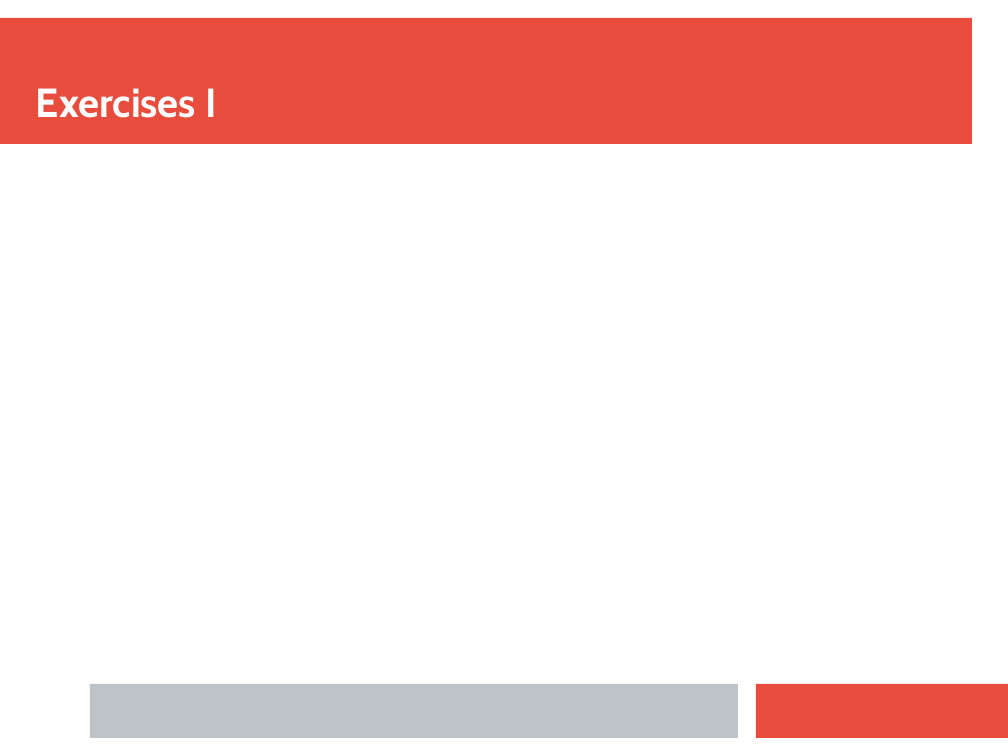
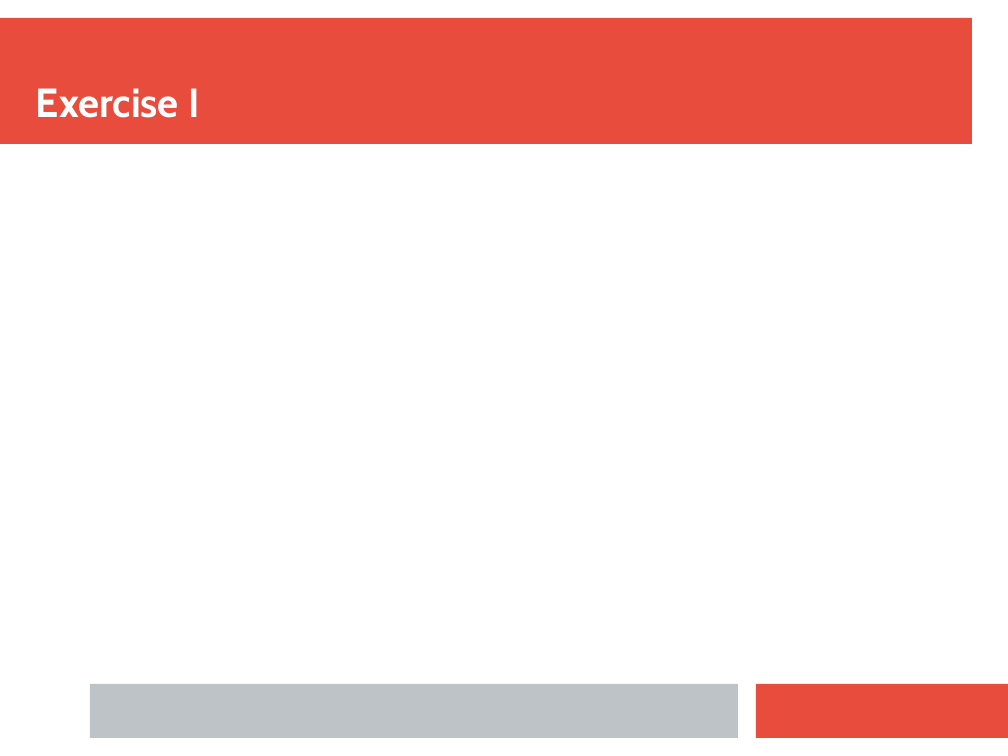
Before and after one commit to ianmiell/introduction-to-bash, a slide deck: slide 33 of slides/introduction_to_bash.pptx. Drawn at 1008x756 pixels with LibreOffice and Linux fonts; fonts in the diff are those of the drawing. Boxes give left, top, right and bottom in pixels: in the first picture for what was removed or moved away, otherwise in the second. Text is boxed around its words. In the diff, an @@ line names an element or a change of style, - is before the commit and + after.

```diff
--- a/slides/introduction_to_bash.pptx
+++ b/slides/introduction_to_bash.pptx
@@ text at [36, 88, 199, 118]: text changed @@
-Exercises I
+Exercise I
```
Also in this commit, not shown: 3 other slides changed, 40 slides added, 1 other file.
